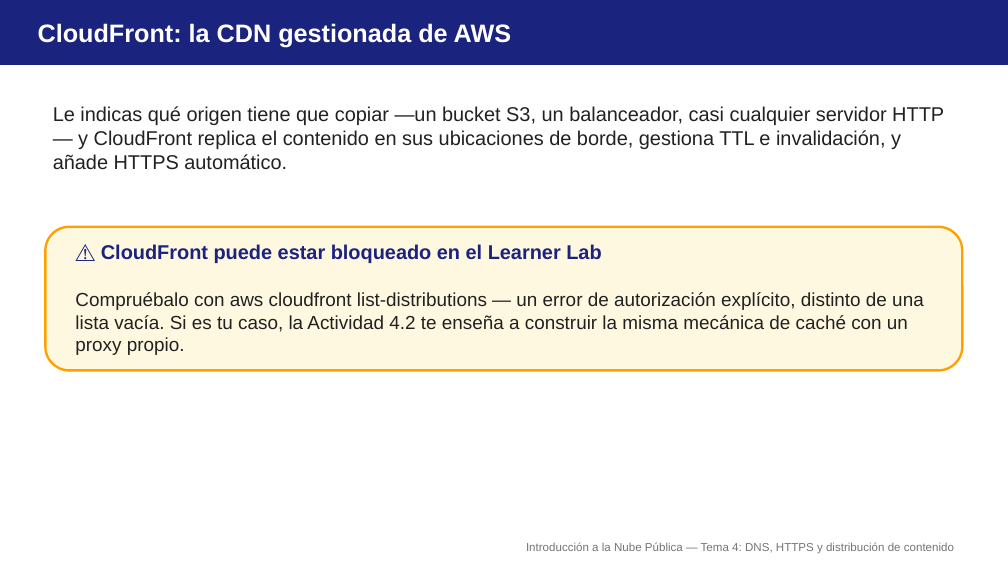
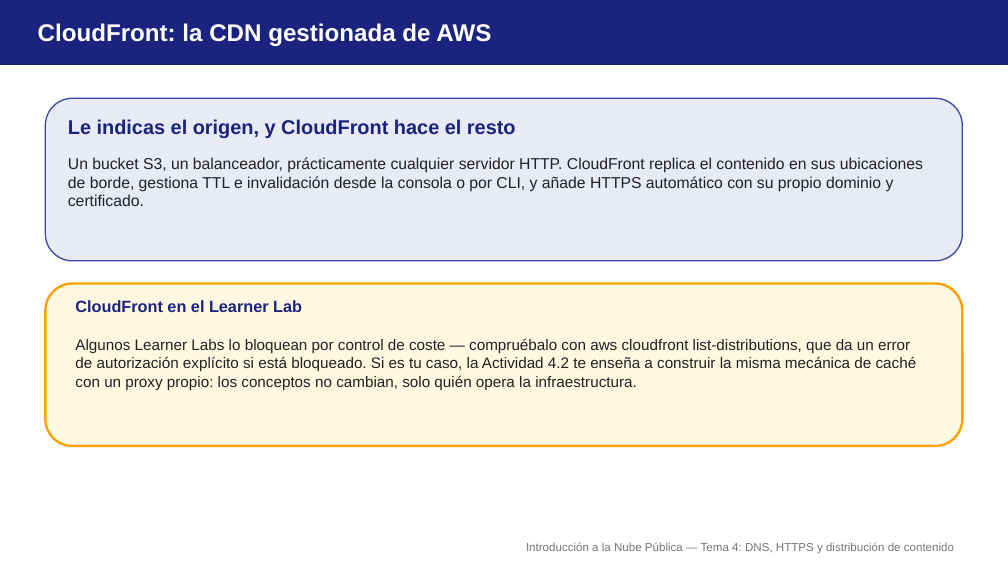
Before and after one commit to aitorventura/introduccion-nube, a slide deck: slide 9 of docs/tema4/diapositivas/dns-https-cdn.pptx (slide 10 before the commit). Drawn at 1008x567 pixels with LibreOffice and Linux fonts; fonts in the diff are those of the drawing. Boxes give left, top, right and bottom in pixels: in the first picture for what was removed or moved away, otherwise in the second. Text is boxed around its words. In the diff, an @@ line names an element or a change of style, - is before the commit and + after.

Commit message:
Rehace visualmente las diapositivas de Temas 1 a 5
Reconstruye los decks de primer-contacto-aws, vpc-diseno, seguridad-red,
maquinas-virtuales, almacenamiento, bases-datos-gestionadas,
arquitectura-completa, alta-disponibilidad-escalado, dns-https-cdn,
monitorizacion-operacion, iam-aplicado y economia-nube con tarjetas,
tablas y diagramas nativos en vez de listados de texto, revisadas a
90dpi para descartar solapamientos.

```diff
--- a/docs/tema4/diapositivas/dns-https-cdn.pptx
+++ b/docs/tema4/diapositivas/dns-https-cdn.pptx
@@ text "CloudFront: la CDN gestionada de ..." at <box>38,23,491,46</box>: size 24 to 23 pt @@
@@ rounded rectangle added at <box>45,98,963,261</box>, fill #E8EAF6, outline #3949AB 1.25 pt @@
@@ text added at <box>68,119,516,138</box>, 19 pt, text #1A237E, bold @@
+Le indicas el origen, y CloudFront hace el resto
@@ text at <box>68,157,923,206</box>: text changed; size 19 to 15 pt @@
-Le indicas qué origen tiene que copiar —un bucket S3, un balanceador, casi cualquier servidor HTTP— y CloudFront replica el contenido en sus ubicaciones de borde, gestiona TTL e invalidación, y añade HTTPS automático.
+Un bucket S3, un balanceador, prácticamente cualquier servidor HTTP. CloudFront replica el contenido en sus ubicaciones de borde, gestiona TTL e invalidación desde la consola o por CLI, y añade HTTPS automático con su propio dominio y certificado.
@@ rounded rectangle: place and size @@
-rounded rectangle at <box>45,227,963,371</box>
+rounded rectangle at <box>45,284,963,446</box>
@@ text at <box>75,300,917,390</box>: text changed; size 18 to 14.5 pt @@
-⚠️ CloudFront puede estar bloqueado en el Learner Lab
-Compruébalo con aws cloudfront list-distributions — un error de autorización explícito, distinto de una lista vacía. Si es tu caso, la Actividad 4.2 te enseña a construir la misma mecánica de caché con un proxy propio.
+CloudFront en el Learner Lab
+Algunos Learner Labs lo bloquean por control de coste — compruébalo con aws cloudfront list-distributions, que da un error de autorización explícito si está bloqueado. Si es tu caso, la Actividad 4.2 te enseña a construir la misma mecánica de caché con un proxy propio: los conceptos no cambian, solo quién opera la infraestructura.
```
Also in this commit, not shown: 12 other slides changed, 1 slide removed, 23 other files.
